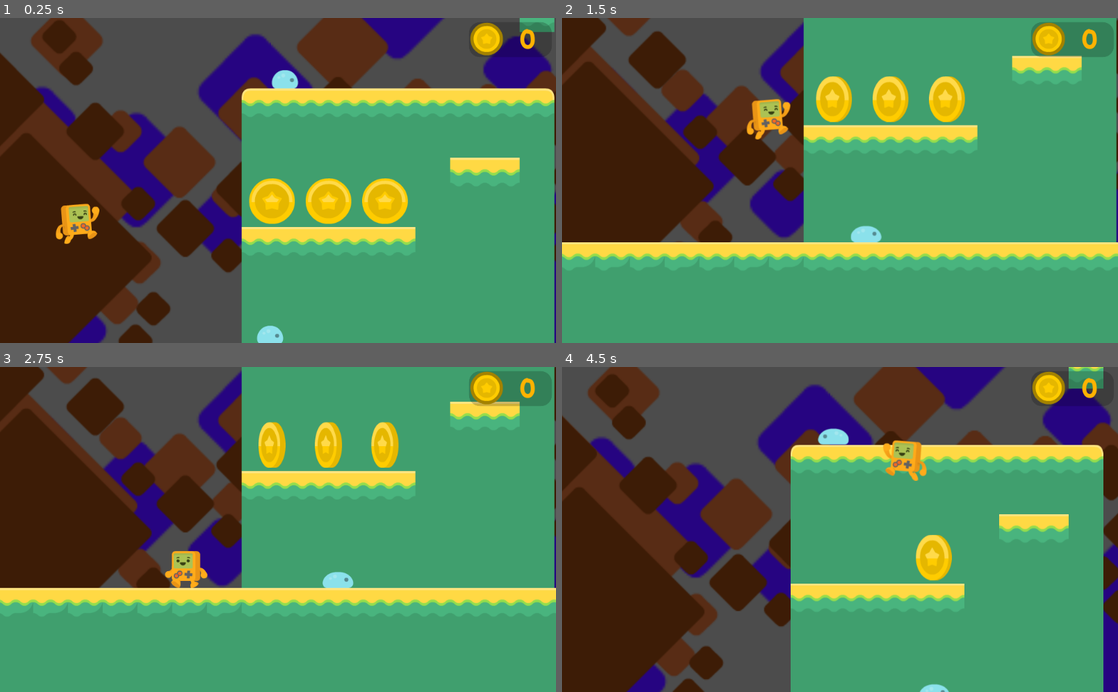
Above: before the commit, frames 1-4 (two rows, left to right).
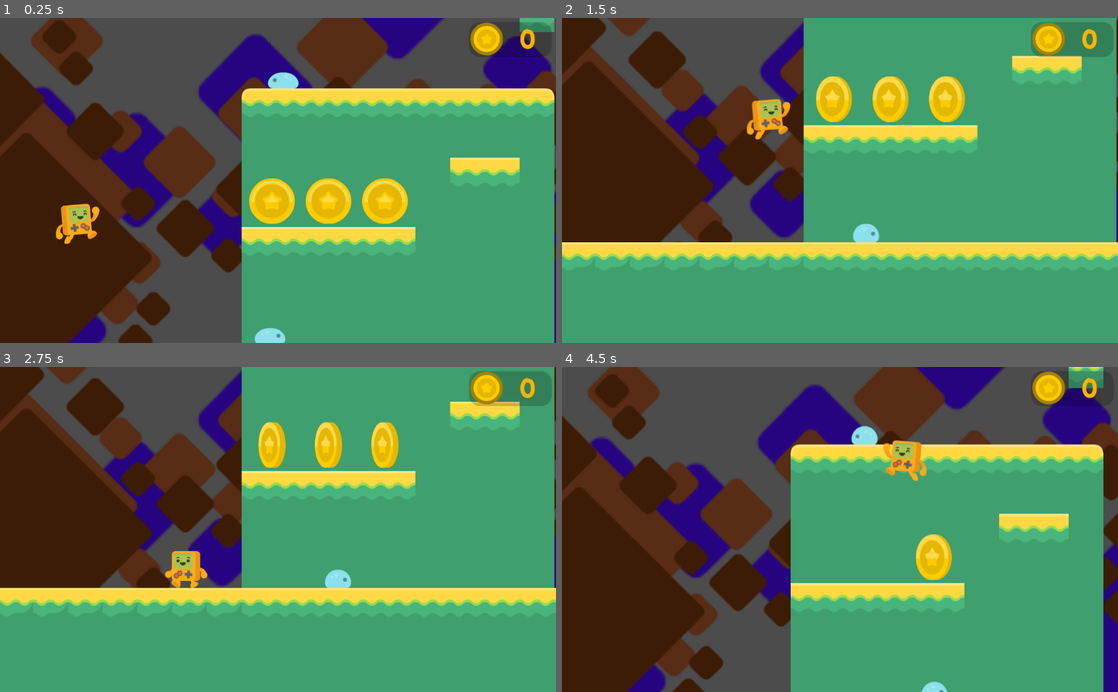
Above: after the commit, the same moments.

Repository: theaob/platformergodot
Game: Godot game, scene res://Scenes/Level1.tscn
Two runs of this game, one before a commit and one after it. Both use one fixed random seed, a clock stepped at 60 frames per second and the inputs below.
Inputs:
- Up to frame 1 (0.25 s): no input
- Up to frame 2 (1.5 s): hold Right (right) from 0.53 s (still down); tap Space (jump) at 0.77 s
- Up to frame 3 (2.75 s): tap Space (jump) at 1.52 s; release Right (right) at 2.03 s; hold Left (left) from 2.03 s (still down)
- Up to frame 4 (4.5 s): release Left (left) at 2.78 s; hold Right (right) 2.78-4.28 s; tap Space (jump) at 3.02, 3.77 s; hold Left (left) from 4.28 s (still down)

The runs differ from the first frame. In frame 1, 0.2% of the frame differs, in the area x 45-54%, y 16-100%; in frame 2, less than 0.1%; in frame 3, less than 0.1%; in frame 4, 0.8%, in the area x 41-98%, y 6-100%.

Commit message:
fixed masks of one way platforms 🪲 on sloped platforms

Diff:
--- a/Scenes/Enemy.tscn
+++ b/Scenes/Enemy.tscn
@@ -14,6 +14,7 @@
 [node name="AnimatedSprite" type="AnimatedSprite" parent="."]
 frames = ExtResource( 1 )
 animation = "move"
+frame = 1
 playing = true
 
 [node name="CollisionShape2D" type="CollisionShape2D" parent="."]
--- a/Scenes/Level1.tscn
+++ b/Scenes/Level1.tscn
@@ -86,6 +86,8 @@
 tile_data = PoolIntArray( 0, 4, 0, 1, 5, 0, 2, 5, 0, 3, 5, 0, 4, 5, 0, 5, 5, 0, 6, 5, 0, 7, 5, 0, 8, 6, 0, 65536, 1, 0, …(861 unchanged characters)…
 
 [node name="StaticBody2D" type="StaticBody2D" parent="Tiles One-Way"]
+collision_layer = 2
+collision_mask = 49
 
 [node name="CollisionShape2D" type="CollisionShape2D" parent="Tiles One-Way/StaticBody2D"]
 position = Vector2( 160, 284 )
--- a/Scripts/Enemy.gd
+++ b/Scripts/Enemy.gd
@@ -1,11 +1,12 @@
 extends KinematicBody2D
 
 var velocity = Vector2();
-export var direction = -1; #-1 right 1 left
+export var direction = -1; #-1 left 1 right
 export var detectsCliffs = true;
 
 const GRAVITY = 35;
 const X_SPEED = 50;
+const TERMINAL_VELOCITY = 500;
 
 func _ready():
 	if direction == 1:
@@ -14,14 +15,13 @@
 	$FloorChecker.enabled = detectsCliffs;
 	$FloorChecker.position.x = $CollisionShape2D.shape.get_extents().x * direction;
 
-func _physics_process(delta):
+func _physics_process(_delta):
 	if is_on_wall() or not $FloorChecker.is_colliding() and detectsCliffs and is_on_floor():
 		direction *= -1;
 		$AnimatedSprite.flip_h = not $AnimatedSprite.flip_h;
 		$FloorChecker.position.x = $CollisionShape2D.shape.get_extents().x * direction;
 
+	velocity.y = min(TERMINAL_VELOCITY, velocity.y + GRAVITY);
 	velocity.x = X_SPEED * direction;
-	velocity.y += GRAVITY;
 
-
-	velocity = move_and_slide(velocity, Vector2.UP, true);
+	velocity = move_and_slide(velocity, Vector2.UP);
